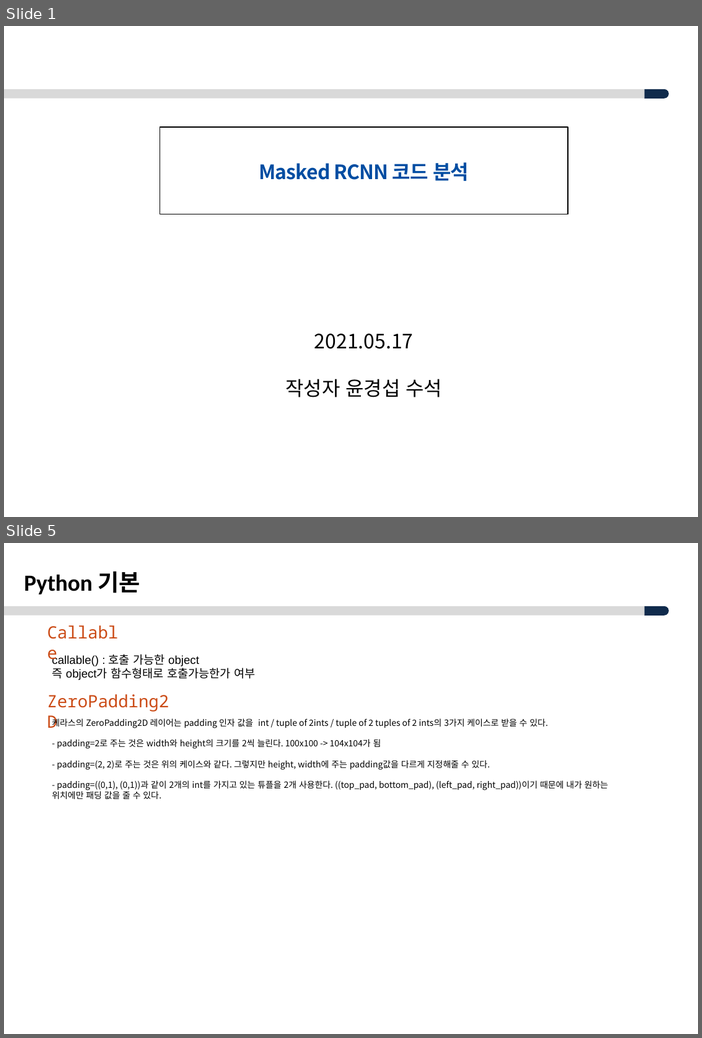
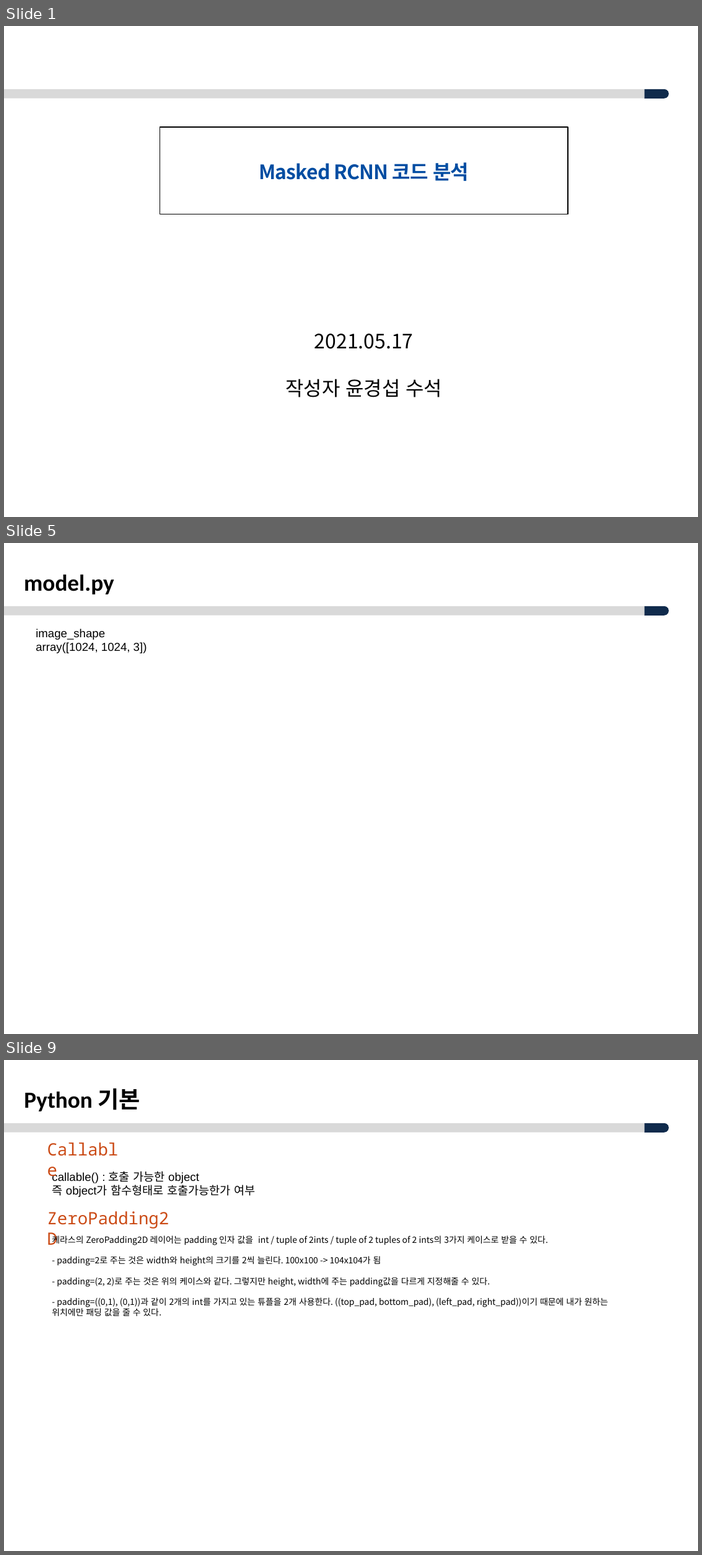
Before and after one commit to ksyoon70/Mask-RCNN-TF2, a slide deck: Masked-RCNN_분석_V1.0.pptx. Shown one above the other, each under a label of ours: slides 1 and 5 before the commit, slides 1, 5 and 9 after it; the slides between them are not shown. The pictures are 702x1038 and 702x1555 pixels, drawn with LibreOffice and Linux fonts; fonts in the diff are those of the drawing; background and template pictures are left out. Boxes give left, top, right and bottom in pixels: in the first picture for what was removed or moved away, otherwise in the second. Text is boxed around its words. In the diff, an @@ line names an element or a change of style, - is before the commit and + after.

```diff
--- a/Masked-RCNN_분석_V1.0.pptx
+++ b/Masked-RCNN_분석_V1.0.pptx
@@ slide 5 added at (x1=4, y1=543, x2=698, y2=1034), background #FFFFFF; not listed: 2 template elements that a slide beside it also shows @@
@@ text added at (x1=24, y1=575, x2=114, y2=594), 28 pt, text #000000, bold @@
+model.py
@@ text added at (x1=36, y1=629, x2=147, y2=653), 14 pt, text #000000 @@
+image_shape
+array([1024, 1024, 3])
@@ what was slide 5 is now slide 9 @@
```
Also in this commit, not shown: 3 slides changed, 3 other slides added, 1 other file.
